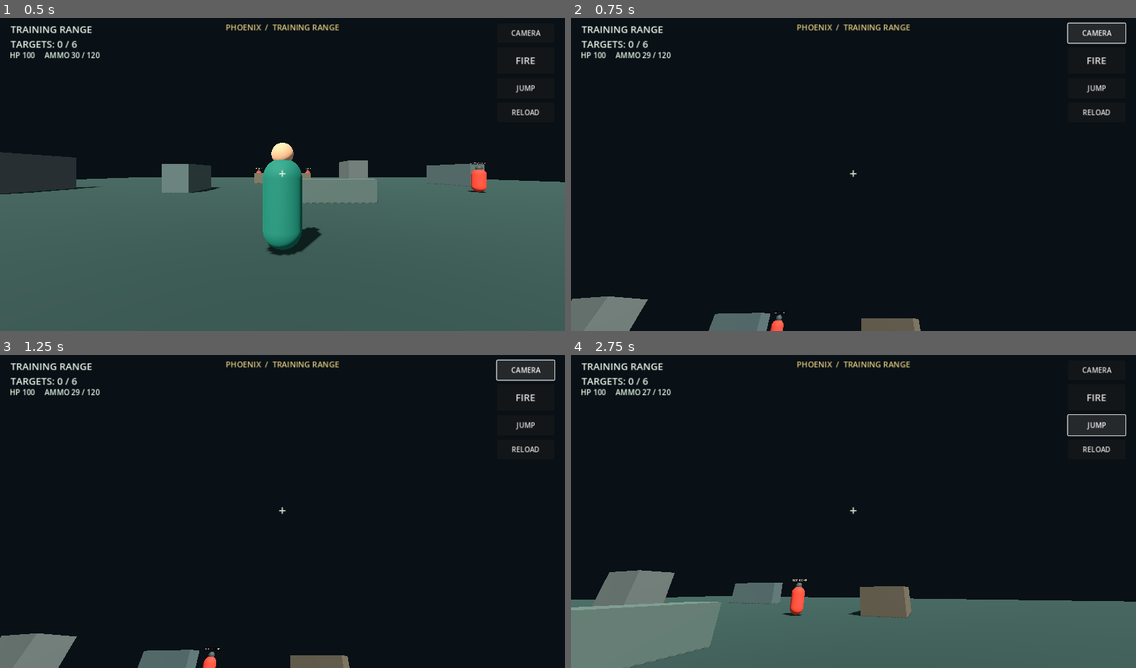
Above: before the commit, frames 1-4 (two rows, left to right).
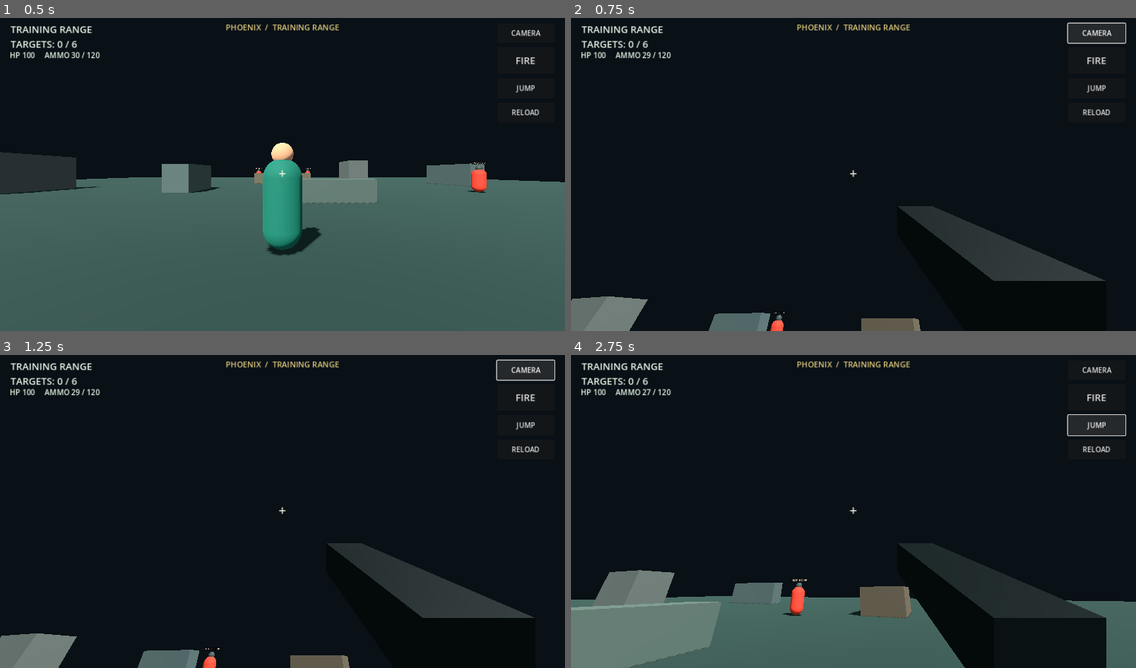
Above: after the commit, the same moments.

Repository: rannarmenu/project-phoenix-battle-royale
Game: Godot game, scene res://scenes/main.tscn
Same seed, same stepped clock (60 frames per second), same inputs: the game is played once before the commit and once after it.
Inputs:
- Up to frame 1 (0.5 s): no input
- Up to frame 2 (0.75 s): click "CAMERA" at 0.5 s
- Up to frame 3 (1.25 s): no input
- Up to frame 4 (2.75 s): click "FIRE" at 1.25 s; click "JUMP" at 2 s

Frame 1 is identical in both runs. In frame 2, 3.1% of the frame differs, in the area x 57-95%, y 60-85%; in frame 3, 3.1%; in frame 4, 8.2%, in the area x 57-95%, y 60-100%.

Commit message:
Exclude player from camera collision and position rifle

Diff:
--- a/scripts/player.gd
+++ b/scripts/player.gd
@@ -85,6 +85,7 @@
 	spring_arm.spring_length = 4.2
 	spring_arm.margin = 0.18
 	spring_arm.collision_mask = 1
+	spring_arm.add_excluded_object(get_rid())
 	camera_pivot.add_child(spring_arm)
 
 	camera = Camera3D.new()
@@ -98,6 +99,7 @@
 	var weapon_mesh := BoxMesh.new()
 	weapon_mesh.size = Vector3(0.16, 0.13, 0.58)
 	weapon.mesh = weapon_mesh
+	weapon.position = Vector3(0.28, -0.22, -0.55)
 	var weapon_material := StandardMaterial3D.new()
 	weapon_material.albedo_color = Color(0.095, 0.12, 0.12)
 	weapon_material.metallic = 0.45
@@ -180,7 +182,9 @@
 	if event is InputEventMouseMotion and not is_mobile and Input.mouse_mode == Input.MOUSE_MODE_CAPTURED:
 		_apply_look(event.relative, MOUSE_SENSITIVITY)
 	elif event is InputEventMouseButton and not is_mobile and event.pressed:
-		if event.button_index == MOUSE_BUTTON_LEFT:
+		if Input.get_mouse_mode() != Input.MOUSE_MODE_CAPTURED:
+			Input.set_mouse_mode(Input.MOUSE_MODE_CAPTURED)
+		elif event.button_index == MOUSE_BUTTON_LEFT:
 			_shoot()
 	elif event is InputEventKey and event.pressed and not event.echo:
 		if event.keycode == KEY_ESCAPE and not is_mobile:
